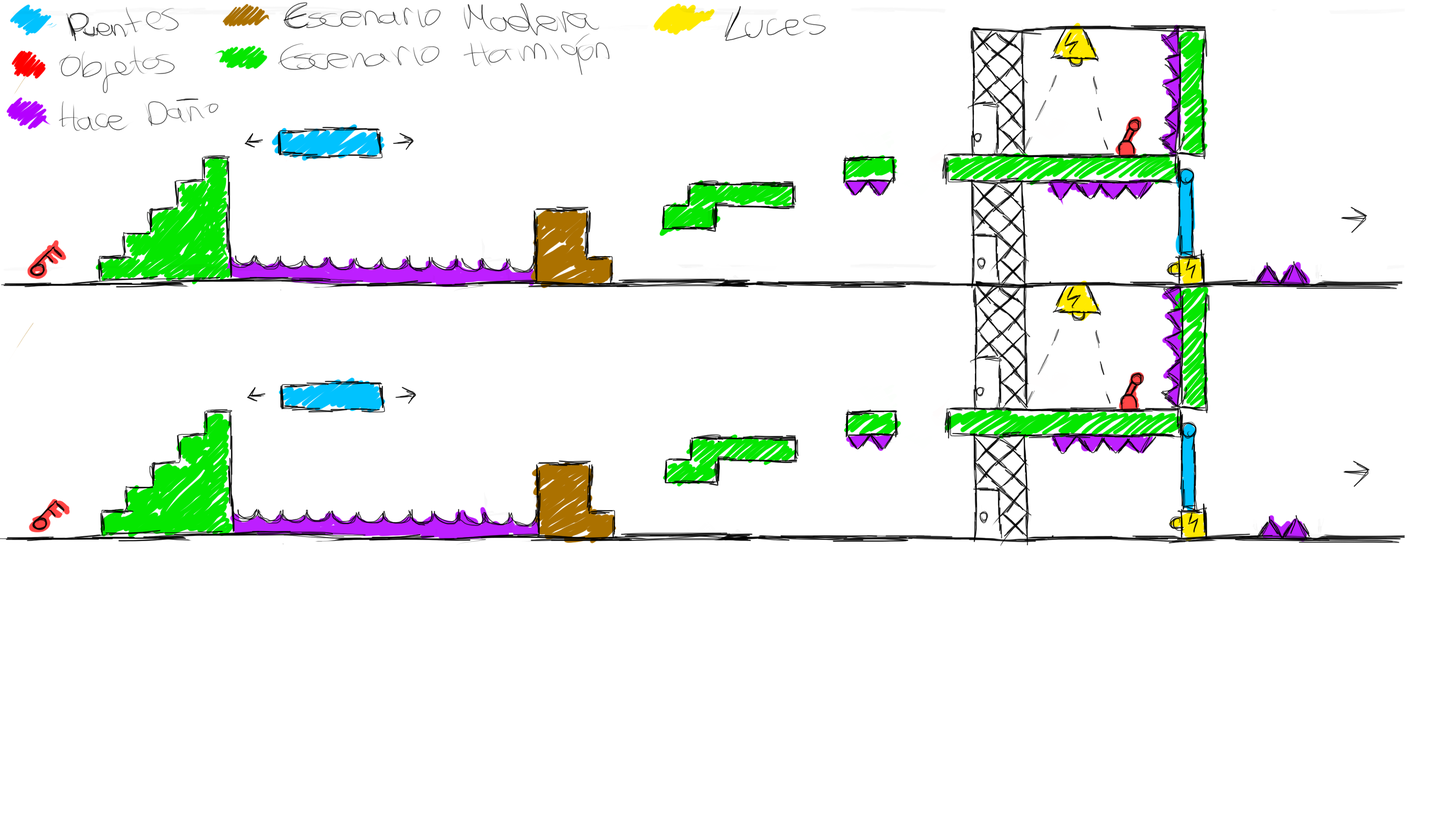
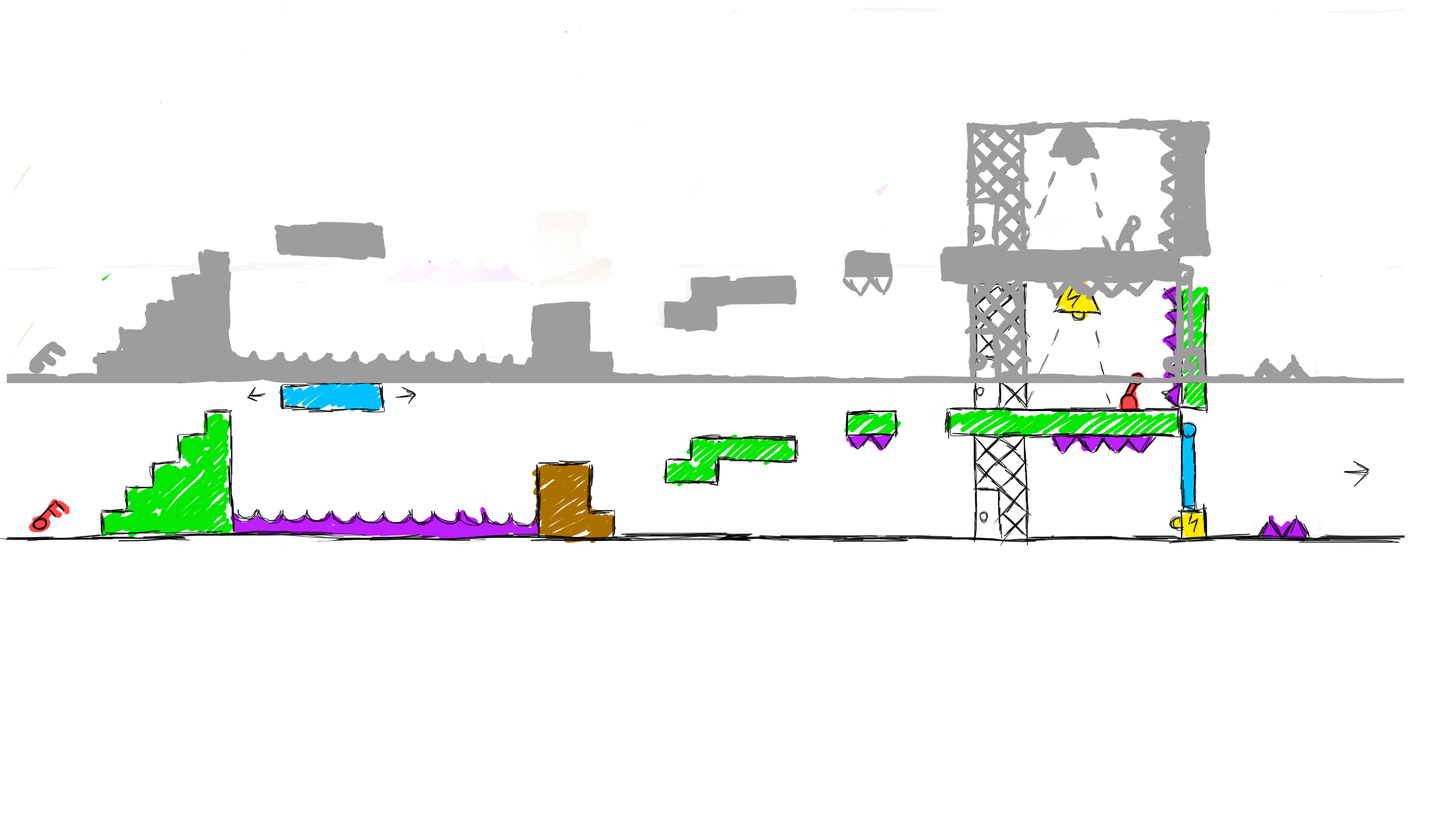
Before/after of a w=1454, h=828 layered artwork. What changed in the layer stack:
renamed "Layer 3" to "Layer 4", painted on it over left=1, top=24, right=1404, bottom=384
painted on "Layer 2" over left=6, top=2, right=945, bottom=132
painted on "Identificadores" over left=26, top=3, right=1311, bottom=290
